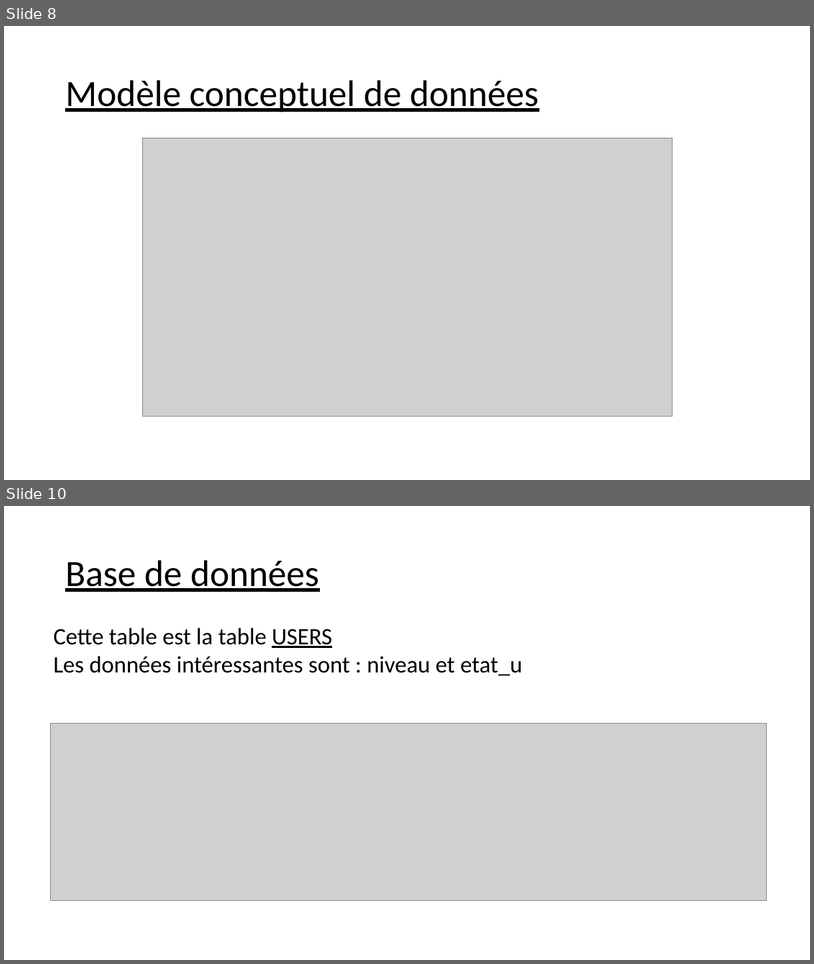
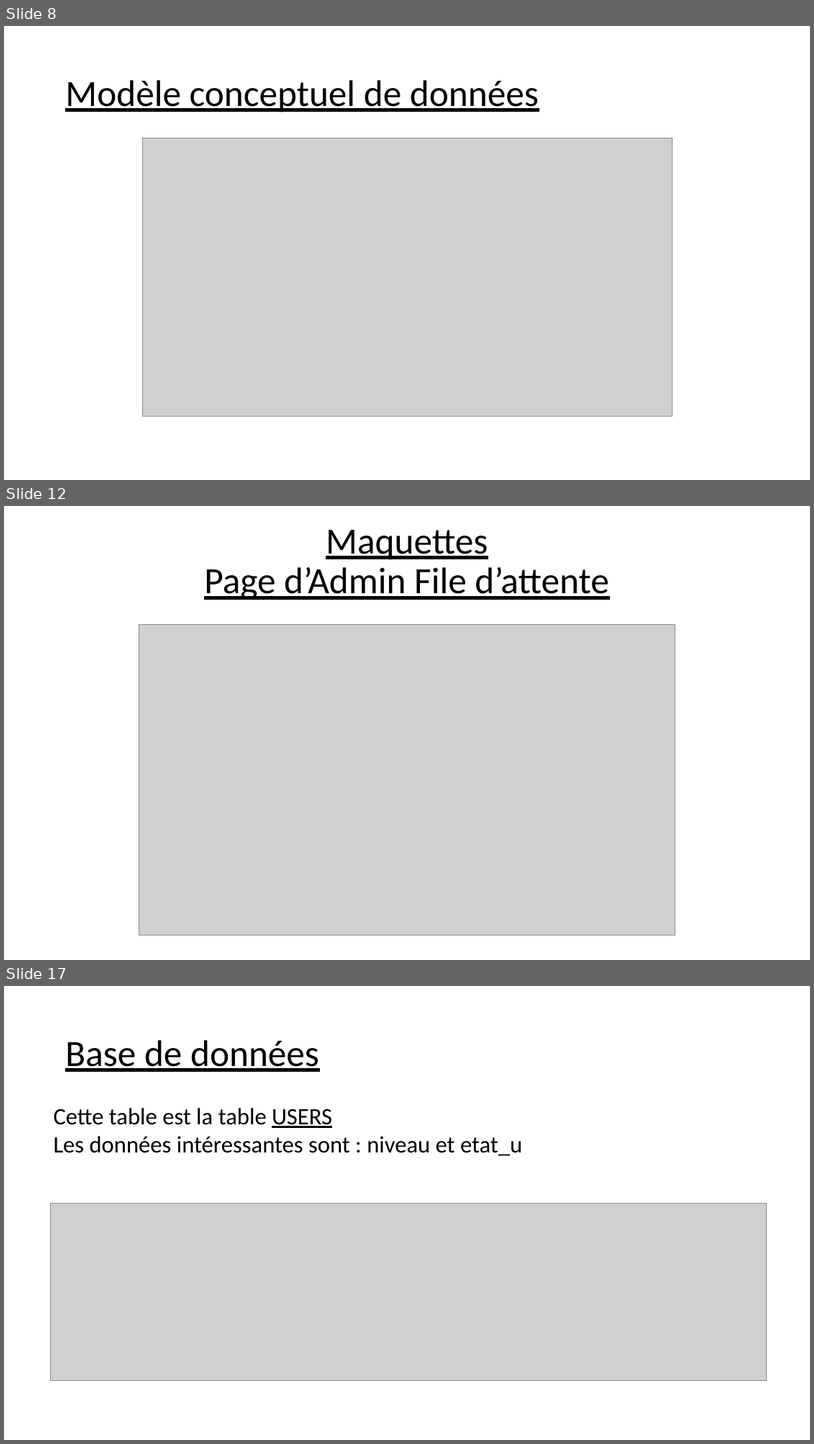
Before and after one commit to Fourkap/PPE_Parking, a slide deck: Documentation/Présentation PPE Parking.pptx. Shown one above the other, each under a label of ours: slides 8 and 10 before the commit, slides 8, 12 and 17 after it; the slides between them are not shown. The pictures are 814x964 and 814x1444 pixels, drawn with LibreOffice and Linux fonts; fonts in the diff are those of the drawing; grey boxes stand for pictures. Boxes give left, top, right and bottom in pixels: in the first picture for what was removed or moved away, otherwise in the second. Text is boxed around its words. In the diff, an @@ line names an element or a change of style, - is before the commit and + after.

```diff
--- a/Documentation/Présentation PPE Parking.pptx
+++ b/Documentation/Présentation PPE Parking.pptx
@@ slide 12 added at (4,506,810,960), background #FFFFFF @@
@@ title added at (204,530,609,600), 44 pt, text #000000, underline @@
+Maquettes
+Page d’Admin File d’attente
@@ picture added at (139,625,676,935) @@
@@ what was slide 10 is now slide 17 @@
```
Also in this commit, not shown: 9 other slides added, 3 slides removed.
